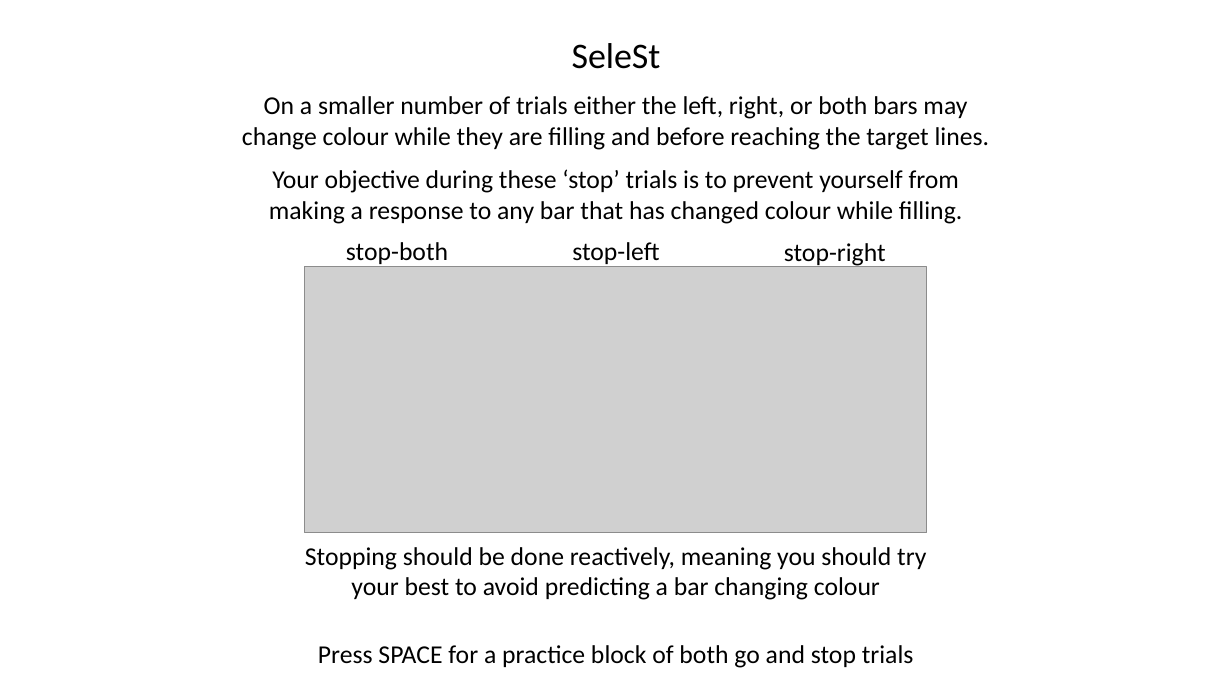
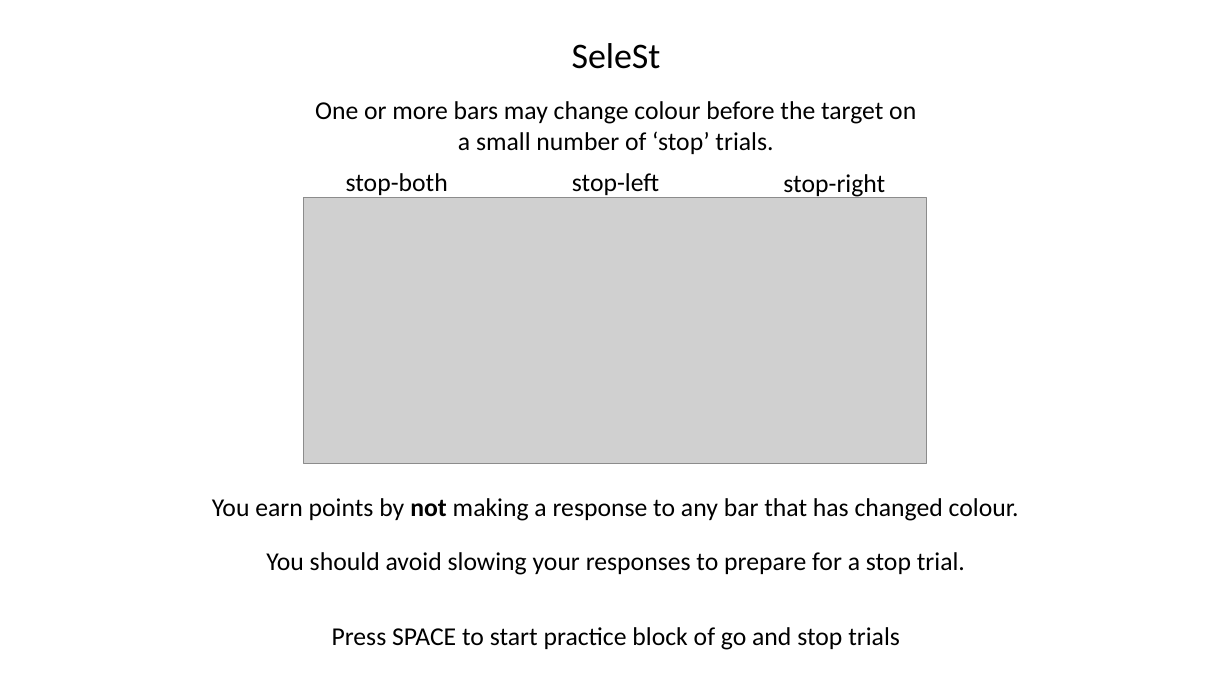
Before and after one commit to coreywadsley/SeleST, a slide deck: slide 3 of instructions/SeleSt_instruction_slides.pptx. Drawn at 1232x693 pixels with LibreOffice and Linux fonts; fonts in the diff are those of the drawing; grey boxes stand for pictures. Boxes give left, top, right and bottom in pixels: in the first picture for what was removed or moved away, otherwise in the second. Text is boxed around its words. In the diff, an @@ line names an element or a change of style, - is before the commit and + after.

```diff
--- a/instructions/SeleSt_instruction_slides.pptx
+++ b/instructions/SeleSt_instruction_slides.pptx
@@ text at box(315, 101, 916, 154): text changed @@
-On a smaller number of trials either the left, right, or both bars may change colour while they are filling and before reaching the target lines.
+One or more bars may change colour before the target on a small number of ‘stop’ trials.
@@ text removed at box(269, 169, 962, 224) @@
-Your objective during these ‘stop’ trials is to prevent yourself from making a response to any bar that has changed colour while filling.
@@ 3 texts, 1 picture: place and size @@
-3 texts, 1 picture at box(304, 242, 927, 533)
+3 texts, 1 picture at box(304, 173, 927, 464)
@@ text added at box(212, 498, 1019, 521), 20 pt, text #000000 @@
+You earn points by not making a response to any bar that has changed colour.
@@ text at box(266, 552, 965, 575): text changed @@
-Stopping should be done reactively, meaning you should try your best to avoid predicting a bar changing colour
+You should avoid slowing your responses to prepare for a stop trial.
@@ text at box(332, 627, 900, 650): text changed @@
-Press SPACE for a practice block of both go and stop trials
+Press SPACE to start practice block of go and stop trials
```
Also in this commit, not shown: 7 other slides changed, 1 slide removed, 13 other files.
